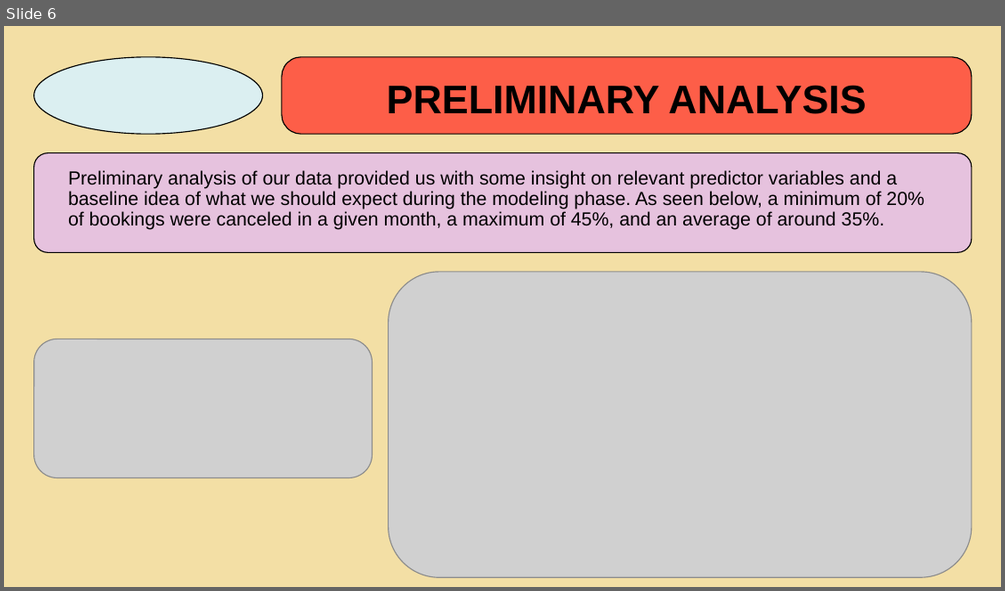
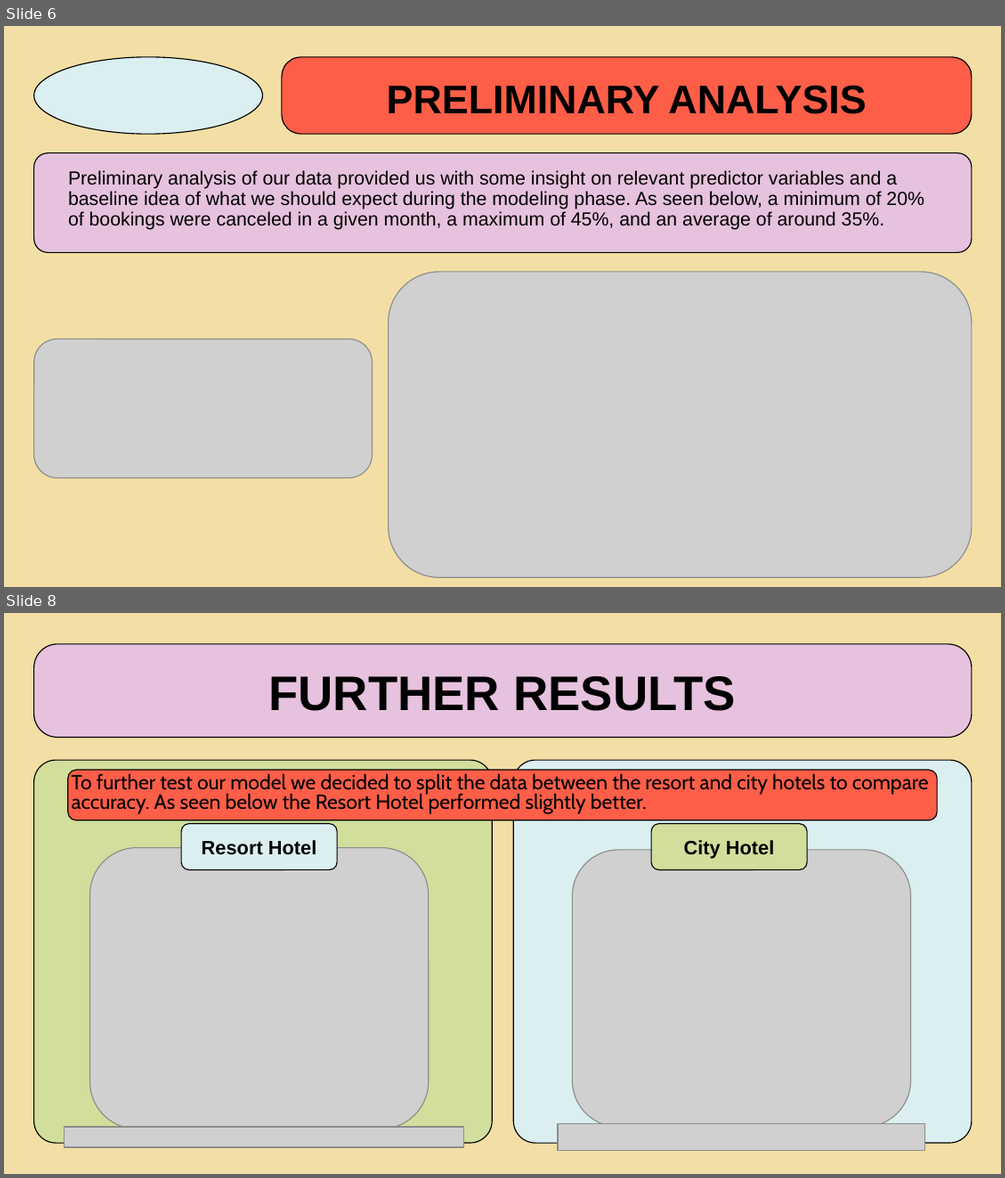
Before and after one commit to AubreyKranz/DataScience, a slide deck: reports/part 4/PROJECT OVERVIEW.pptx. Shown one above the other, each under a label of ours: slide 6 before the commit, slides 6 and 8 after it; the slides between them are not shown. The pictures are 1005x591 and 1005x1178 pixels, drawn with LibreOffice and Linux fonts; fonts in the diff are those of the drawing; grey boxes stand for pictures. Boxes give left, top, right and bottom in pixels: in the first picture for what was removed or moved away, otherwise in the second. Text is boxed around its words. In the diff, an @@ line names an element or a change of style, - is before the commit and + after.

```diff
--- a/reports/part 4/PROJECT OVERVIEW.pptx
+++ b/reports/part 4/PROJECT OVERVIEW.pptx
@@ slide 8 added at [4, 613, 1001, 1174], background #F3DFA5 @@
@@ rounded rectangle added at [34, 644, 971, 737], fill #E6C2DE, outline #000000 0.75 pt @@
@@ title added at [268, 676, 736, 711], 35 pt, text #000000, bold @@
+FURTHER RESULTS
@@ rounded rectangle added at [34, 760, 492, 1143], fill #D2DE9C, outline #000000 0.75 pt @@
@@ rounded rectangle added at [68, 770, 937, 820], fill #FD5E48, outline #000000 0.75 pt @@
@@ text added at [72, 771, 929, 814], 14.8 pt, text #000000 @@
+To further test our model we decided to split the data between the resort and city hotels to compare accuracy. As seen below the Resort Hotel performed slightly better.
@@ rounded rectangle added at [513, 760, 971, 1143], fill #DBEFF1, outline #000000 0.75 pt @@
@@ rounded rectangle added at [181, 823, 337, 869], fill #DBEFF1, outline #000000 0.75 pt, 14 pt, text #000000, bold @@
+Resort Hotel
@@ rounded rectangle added at [651, 823, 807, 869], fill #D2DE9C, outline #000000 0.75 pt, 14 pt, text #000000, bold @@
+City Hotel
@@ picture added at [89, 847, 428, 1128] @@
@@ picture added at [572, 849, 910, 1127] @@
@@ picture added at [65, 1127, 464, 1147] @@
@@ picture added at [558, 1123, 925, 1151] @@
```
Also in this commit, not shown: 7 slides changed, 1 other slide added, 1 slide removed, 2 other files.
